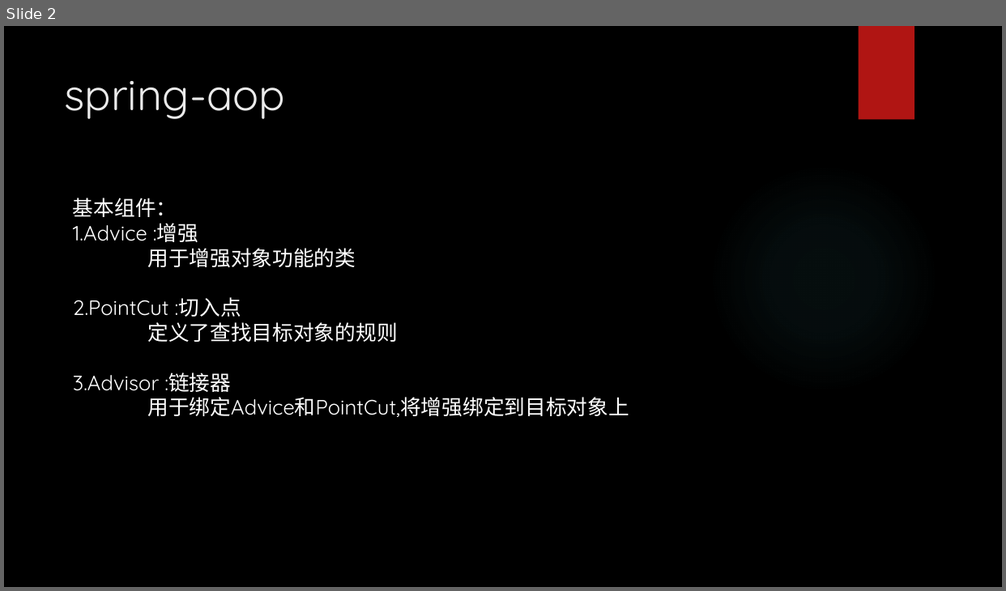
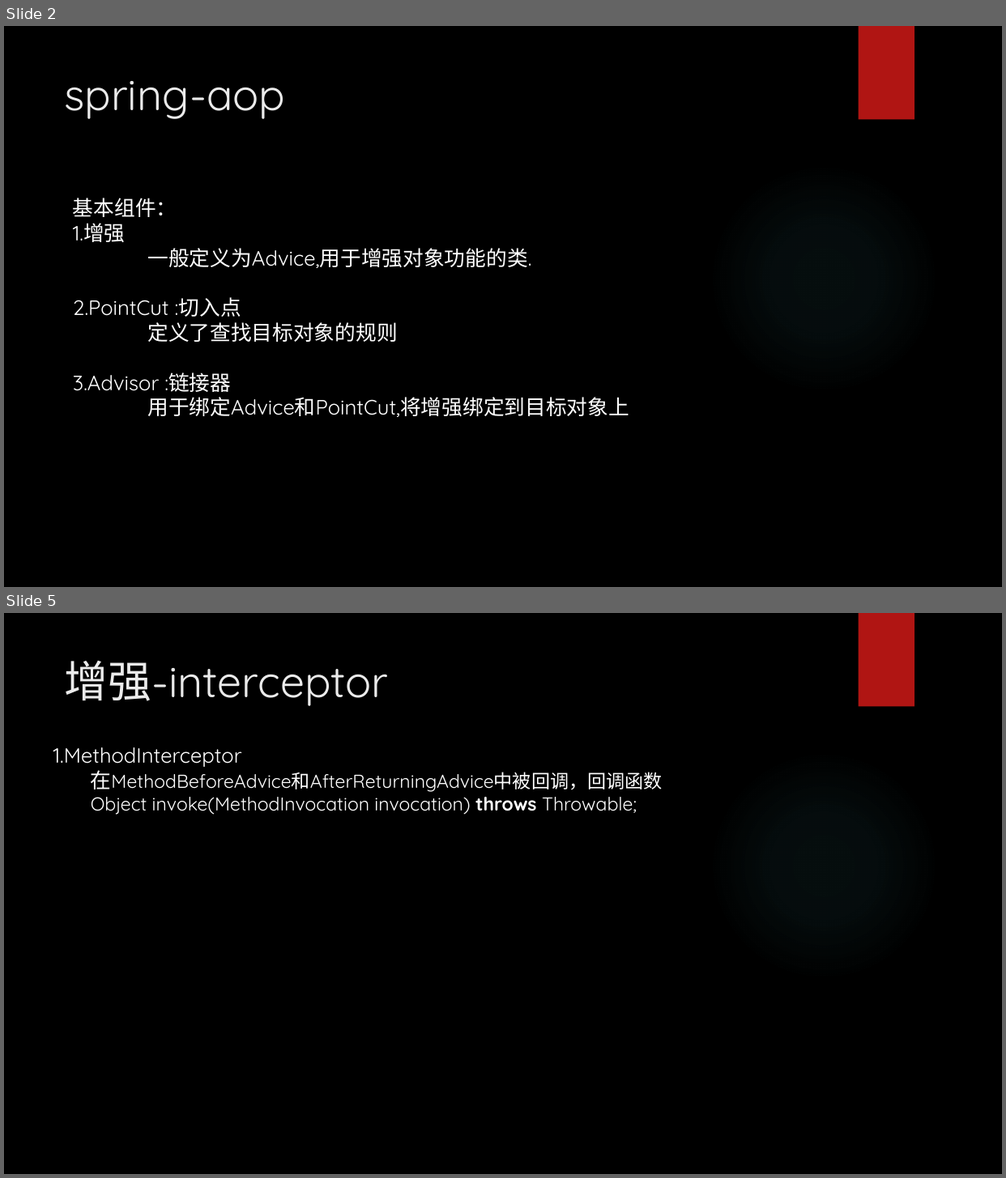
Before and after one commit to liuniudun/doc, a slide deck: Spring-aop.pptx. Shown one above the other, each under a label of ours: slide 2 before the commit, slides 2 and 5 after it; the slides between them are not shown. The pictures are 1006x591 and 1006x1178 pixels, drawn with LibreOffice and Linux fonts; fonts in the diff are those of the drawing; background and template pictures are left out. Boxes give left, top, right and bottom in pixels: in the first picture for what was removed or moved away, otherwise in the second. Text is boxed around its words. In the diff, an @@ line names an element or a change of style, - is before the commit and + after.

```diff
--- a/Spring-aop.pptx
+++ b/Spring-aop.pptx
@@ slide 5 added at (4,613,1002,1174), background picture (left out); not listed: 2 template elements that a slide beside it also shows @@
@@ title added at (65,661,389,706), 42 pt, text #EBEBEB @@
+增强-interceptor
@@ text added at (53,747,662,815), 18 pt, text #FFFFFF @@
+1.MethodInterceptor
+在MethodBeforeAdvice和AfterReturningAdvice中被回调，回调函数
+Object invoke(MethodInvocation invocation) throws Throwable;
@@ slide 2 changed as well @@
@@ text at (73,223,531,268): text changed @@
-1.Advice :增强
-用于增强对象功能的类
+1.增强
+一般定义为Advice,用于增强对象功能的类.
```
Also in this commit, not shown: 1 other slide changed, 9 other slides added, 1 other file.
